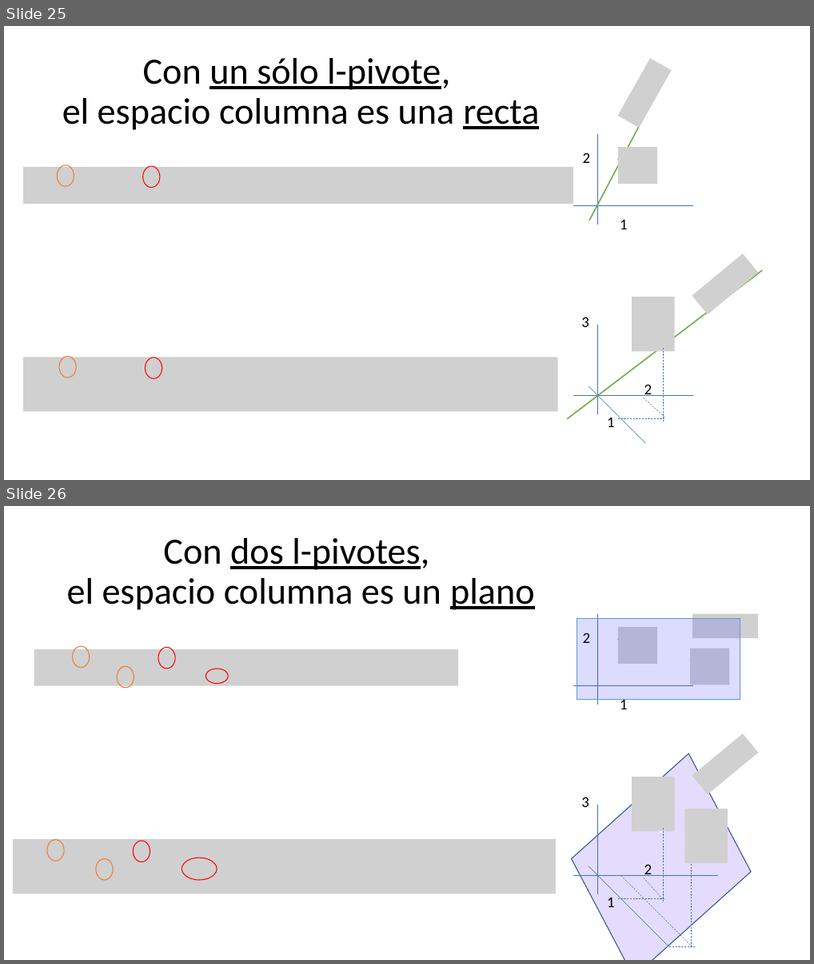
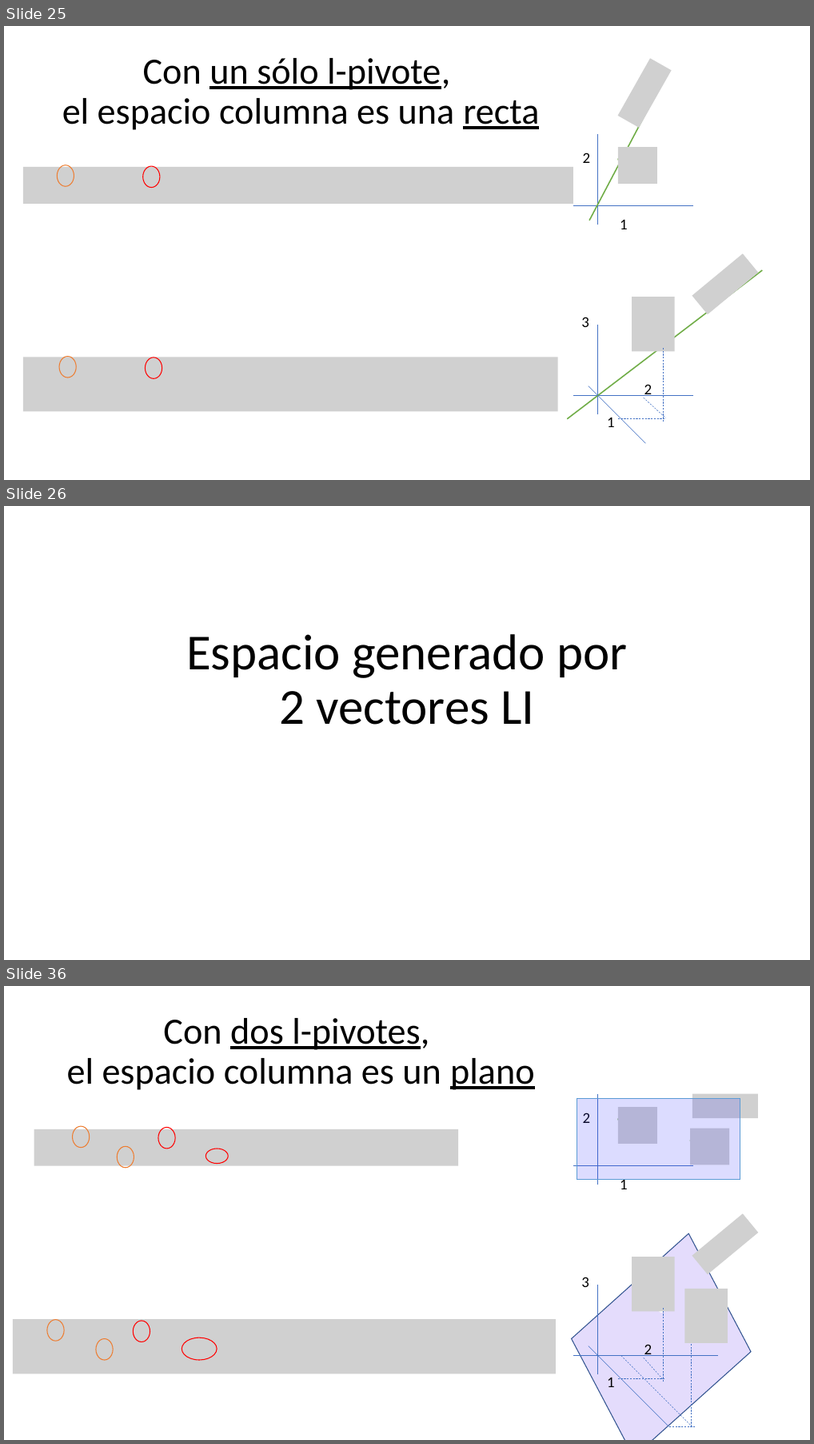
Before and after one commit to GerardoMunoz/PresentacionesAlgebraLineal, a slide deck: Combinación lineal de vectores.pptx. Shown one above the other, each under a label of ours: slides 25 and 26 before the commit, slides 25, 26 and 36 after it; the slides between them are not shown. The pictures are 814x964 and 814x1444 pixels, drawn with LibreOffice and Linux fonts; fonts in the diff are those of the drawing; grey boxes stand for pictures. Boxes give left, top, right and bottom in pixels: in the first picture for what was removed or moved away, otherwise in the second. Text is boxed around its words. In the diff, an @@ line names an element or a change of style, - is before the commit and + after.

```diff
--- a/Combinación lineal de vectores.pptx
+++ b/Combinación lineal de vectores.pptx
@@ slide 26 added at [4, 506, 810, 960], background #FFFFFF @@
@@ title added at [186, 634, 627, 724], 60 pt, text #000000 @@
+Espacio generado por
+2 vectores LI
@@ what was slide 26 is now slide 36 @@
```
Also in this commit, not shown: 9 other slides added.
